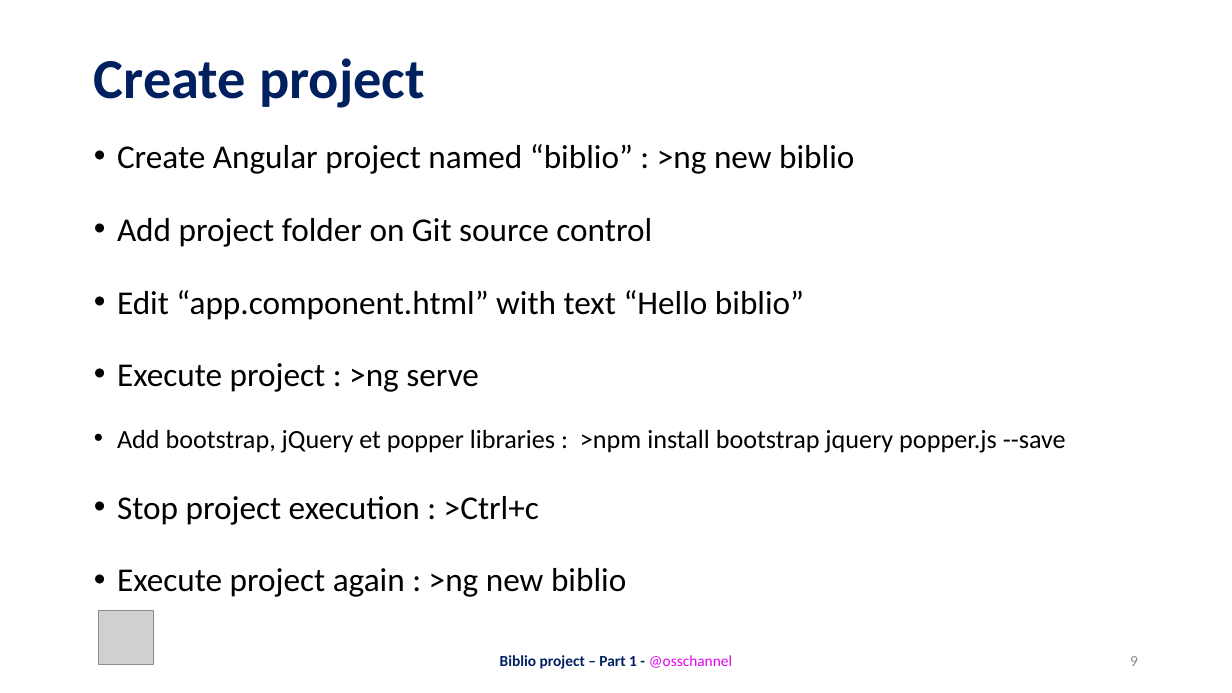
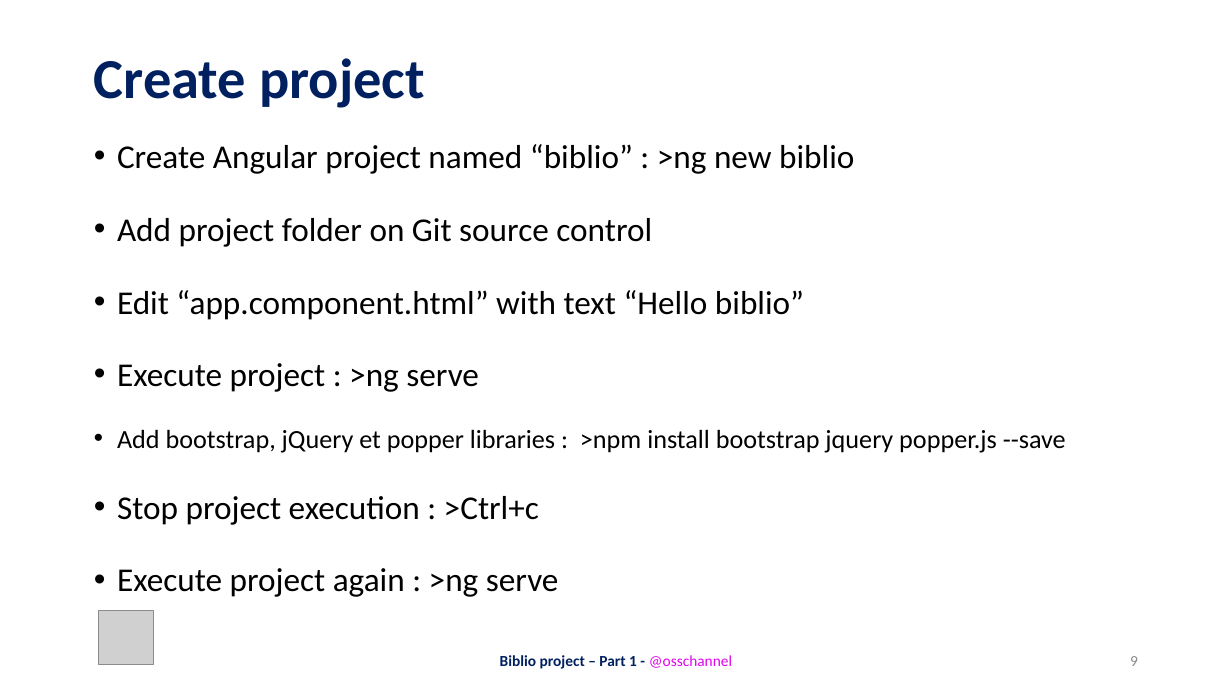
Before and after one commit to willytchana/biblio, a slide deck: slide 9 of docs/Angular-Part-1.pptx. Drawn at 1232x693 pixels with LibreOffice and Linux fonts; fonts in the diff are those of the drawing; grey boxes stand for pictures. Boxes give left, top, right and bottom in pixels: in the first picture for what was removed or moved away, otherwise in the second. Text is boxed around its words. In the diff, an @@ line names an element or a change of style, - is before the commit and + after.

```diff
--- a/docs/Angular-Part-1.pptx
+++ b/docs/Angular-Part-1.pptx
@@ text at (x1=117, y1=568, x2=559, y2=597): text changed @@
-• Execute project again : >ng new biblio
+• Execute project again : >ng serve
```
Also in this commit, not shown: 1 other slide changed, 1 other file.
